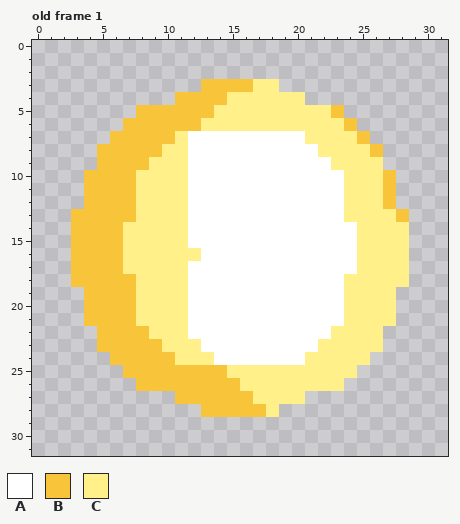
Pixel-art file: assets/sprites/Weapons/Laser Bullet.aseprite. Above is the file before it was changed.
32x32 pixels, 1 frame. Shown: old frame 1. The commit also changed other frames, which this record leaves out.
Palette (. is transparent): A #ffffff  B #f8c53a  C #fff089
Pixels before, old frame 1, first column x 3:
 3 ..........BBBBCC..........
 4 ........BBBBCCCCCC........
 5 .....BBBBBBCCCCCCCCCB.....
 6 ....BBBBBBCCCCCCCCCCCB....
 7 ...BBBBBCAAAAAAAAACCCCB...
 8 ..BBBBBCCAAAAAAAAAACCCCB..
 9 ..BBBBCCCAAAAAAAAAAACCCC..
10 .BBBBCCCCAAAAAAAAAAAACCCB.
11 .BBBBCCCCAAAAAAAAAAAACCCB.
12 .BBBBCCCCAAAAAAAAAAAACCCB.
13 BBBBBCCCCAAAAAAAAAAAACCCCB
14 BBBBCCCCCAAAAAAAAAAAAACCCC
15 BBBBCCCCCAAAAAAAAAAAAACCCC
16 BBBBCCCCCCAAAAAAAAAAAACCCC
17 BBBBCCCCCAAAAAAAAAAAAACCCC
18 BBBBBCCCCAAAAAAAAAAAACCCCC
19 .BBBBCCCCAAAAAAAAAAAACCCC.
20 .BBBBCCCCAAAAAAAAAAAACCCC.
21 .BBBBCCCCAAAAAAAAAAAACCCC.
22 ..BBBBCCCAAAAAAAAAAACCCC..
23 ..BBBBBCCCAAAAAAAAACCCCC..
24 ...BBBBBCCCAAAAAAACCCCC...
25 ....BBBBBBBBCCCCCCCCCC....
26 .....BBBBBBBBCCCCCCCC.....
27 ........BBBBBBCCCC........
28 ..........BBBBBC..........
New version:
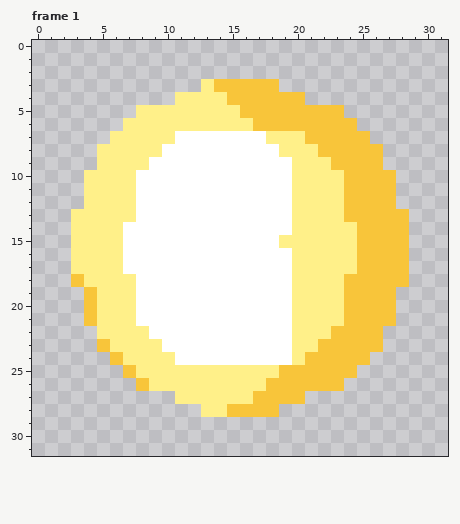
A new or re-ordered frame is compared with the old frame closest to it.
Edits made:
frames 1 -> 4
Changed rows in their new state; - is an unchanged pixel.
Frame 1 is new; against old frame 1:
first column x 3:
 3 ----------C---BB----------
 4 --------CCCCBBBBBB--------
 5 -----CCCCCC--BBBBBBB------
 6 ----CCCCCC----BBBBBBB-----
 7 ---CCCCCA------CCCBBBB----
 8 --CCCCCAA-------CCCBBBB---
 9 --CCCCAAA--------CCCBBBB--
10 -CCCCAAAA--------CCCCBBB--
11 -CCCCAAAA--------CCCCBBB--
12 -CCCCAAAA--------CCCCBBB--
13 CCCCCAAAA--------CCCCBBBB-
14 CCCCAAAAA--------CCCCCBBBB
15 CCCCAAAAA-------CCCCCCBBBB
16 CCCCAAAAAA-------CCCCCBBBB
17 CCCCAAAAA--------CCCCCBBBB
18 -CCCCAAAA--------CCCCBBBBB
19 --CCCAAAA--------CCCCBBBB-
20 --CCCAAAA--------CCCCBBBB-
21 --CCCAAAA--------CCCCBBBB-
22 --CCCCAAA--------CCCBBBB--
23 ---CCCCAAA-------CCBBBBB--
24 ----CCCCAAA------CBBBBB---
25 -----CCCCCCC----BBBBBB----
26 ------CCCCCCC--BBBBBB-----
27 --------CCCCCCBBBB--------
28 ----------CC---B----------
